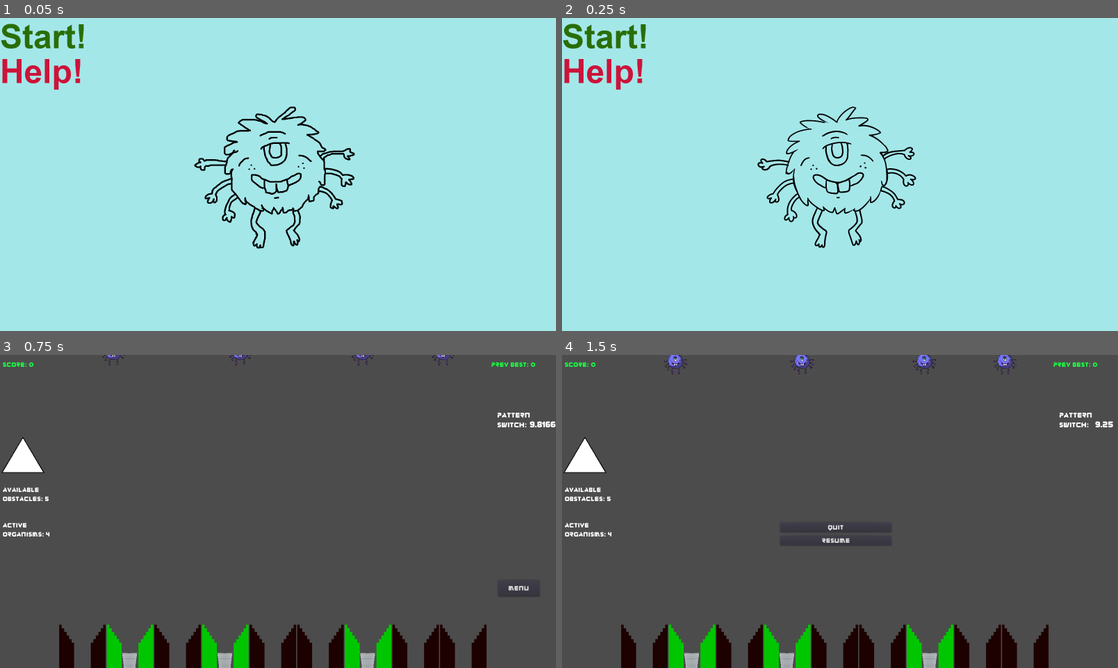
Above: before the commit, frames 1-4 (two rows, left to right).
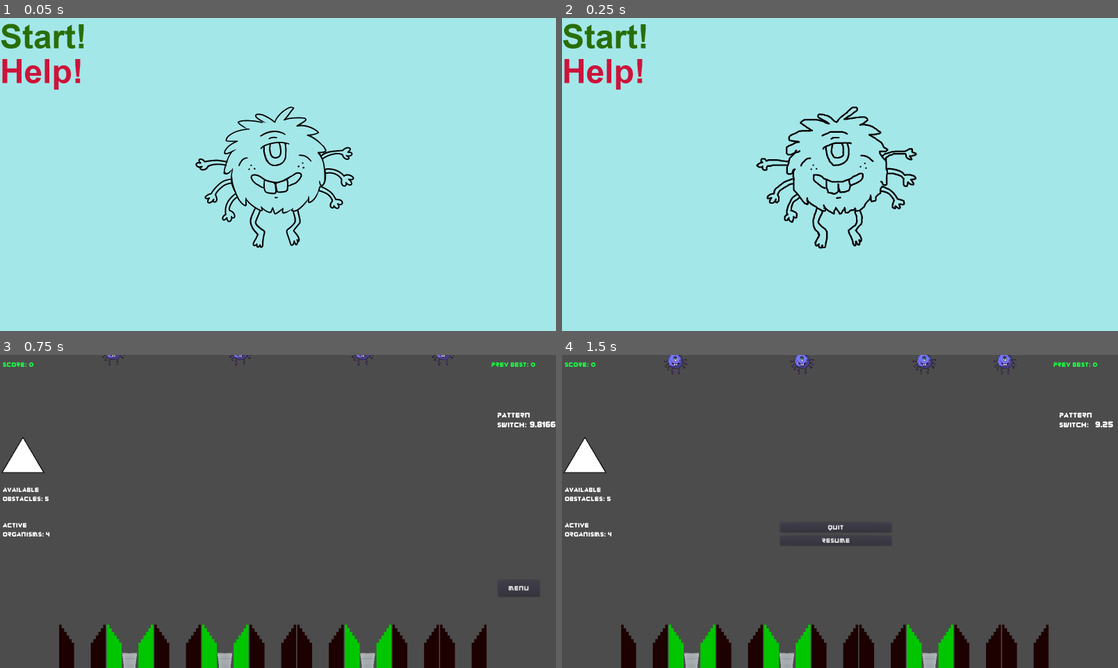
Above: after the commit, the same moments.

Repository: TreyDettmer/UP-Game-Jam-22
Game: Godot game, scene res://Scenes/MainMenu.tscn
The game is run twice, just before and just after one commit, with the same random seed, the same clock (stepped at 60 frames per second) and the same inputs.
Inputs:
- Up to frame 1 (0.05 s): no input
- Up to frame 2 (0.25 s): no input
- Up to frame 3 (0.75 s): click "Start!" at 0.5 s
- Up to frame 4 (1.5 s): click "Menu" at 1.25 s

The runs differ from the first frame. In frame 1, 1.5% of the frame differs, in the area x 34-64%, y 28-74%; in frame 2, 1.5%; in frame 3, nothing differs; in frame 4, nothing differs.

Commit message:
added sound

Diff:
--- a/Project/Scenes/Main.tscn
+++ b/Project/Scenes/Main.tscn
@@ -7,6 +7,9 @@
 [ext_resource path="res://Fonts/zorque.otf" type="DynamicFontData" id=5]
 [ext_resource path="res://Scripts/MenuLayer.gd" type="Script" id=6]
 [ext_resource path="res://Scenes/ScoreBuckets.gd" type="Script" id=7]
+[ext_resource path="res://Sound/up-game-jam-22-theme-song.wav" type="AudioStream" id=8]
+[ext_resource path="res://Sound/GameOverSound.wav" type="AudioStream" id=9]
+[ext_resource path="res://Sound/click.wav" type="AudioStream" id=10]
 
 [sub_resource type="DynamicFont" id=6]
 size = 24
@@ -325,6 +328,19 @@
 
 [node name="ObstaclePile" parent="." instance=ExtResource( 3 )]
 position = Vector2( 66, 333 )
+
+[node name="MusicPlayer" type="AudioStreamPlayer" parent="."]
+stream = ExtResource( 8 )
+volume_db = -40.0
+autoplay = true
+
+[node name="GameOverSound" type="AudioStreamPlayer" parent="."]
+stream = ExtResource( 9 )
+volume_db = -40.0
+
+[node name="ClickSound" type="AudioStreamPlayer" parent="."]
+stream = ExtResource( 10 )
+volume_db = -30.0
 
 [connection signal="updateHighScore" from="." to="UI" method="_on_Main_updateHighScore"]
 [connection signal="updateObstacles" from="." to="UI" method="_on_Main_updateObstacles"]
--- a/Project/Scenes/MainMenu.tscn
+++ b/Project/Scenes/MainMenu.tscn
@@ -1,9 +1,11 @@
-[gd_scene load_steps=8 format=2]
+[gd_scene load_steps=10 format=2]
 
 [ext_resource path="res://Art/Organism/creaturesprite.png" type="Texture" id=1]
 [ext_resource path="res://Art/Organism/creaturesprite2.png" type="Texture" id=2]
 [ext_resource path="res://Fonts/ARIALBD.TTF" type="DynamicFontData" id=3]
 [ext_resource path="res://Scripts/MainMenu.gd" type="Script" id=4]
+[ext_resource path="res://Sound/up-game-jam-22-theme-song.wav" type="AudioStream" id=5]
+[ext_resource path="res://Sound/click.wav" type="AudioStream" id=6]
 
 [sub_resource type="DynamicFont" id=2]
 size = 96
@@ -63,8 +65,16 @@
 position = Vector2( 803, 455 )
 scale = Vector2( 0.4, 0.4 )
 frames = SubResource( 4 )
-frame = 1
 playing = true
+
+[node name="MusicPlayer" type="AudioStreamPlayer" parent="."]
+stream = ExtResource( 5 )
+volume_db = -40.0
+autoplay = true
+
+[node name="ClickSound" type="AudioStreamPlayer" parent="."]
+stream = ExtResource( 6 )
+volume_db = -30.0
 
 [connection signal="pressed" from="StartButton" to="." method="_on_StartButton_pressed"]
 [connection signal="pressed" from="HelpButton" to="." method="_on_HelpButton_pressed"]
--- a/Project/Scripts/Main.gd
+++ b/Project/Scripts/Main.gd
@@ -201,6 +201,8 @@
 	get_tree().call_group("organism", "set_physics_process", false)
 	killOrgs()
 	killObjs()
+	$MusicPlayer.stop();
+	$GameOverSound.play();
 
 func killOrgs():
 	var orgsdelete = get_tree().get_nodes_in_group("organism")
--- a/Project/Scripts/MainMenu.gd
+++ b/Project/Scripts/MainMenu.gd
@@ -13,6 +13,7 @@
 
 
 func _on_StartButton_pressed():
+	$ClickSound.play();
 	get_tree().change_scene("res://Scenes/Main.tscn");
 
 
--- a/Project/Scripts/Obstacle.gd
+++ b/Project/Scripts/Obstacle.gd
@@ -46,7 +46,7 @@
 				dragOffset = position - get_global_mouse_position();
 				toggleCollisions();
 				isDragged = true;
-
+				get_parent().get_parent().get_node("ClickSound").play();
 				emit_signal("dragged")
 
 		if (event.button_index == BUTTON_RIGHT and event.pressed):
--- a/Project/Scripts/OptionsMenu.gd
+++ b/Project/Scripts/OptionsMenu.gd
@@ -12,10 +12,12 @@
 
 
 func _on_QuitButton_pressed():
+	get_parent().get_parent().get_node("ClickSound").play();
 	emit_signal("endGameFromMenu")
 
 
 func _on_ResumeButton_pressed():
+	get_parent().get_parent().get_node("ClickSound").play();
 	get_tree().paused = false
 	gamePaused = false
 	$MenuBackground.hide()
@@ -23,6 +25,7 @@
 
 
 func _on_MenuButton_pressed():
+	get_parent().get_parent().get_node("ClickSound").play();
 	get_tree().paused = true
 	gamePaused = true
 	$MenuButton.hide()
Not shown, changed: Project/.mono/metadata/ide_messaging_meta.txt
Not shown: 1 places in Project/Scenes/Main.tscn that only renumber resources
Not shown, added: Project/Sound/GameOverSound.wav.import
Not shown, added: Project/Sound/click.wav.import
Not shown, added: Project/Sound/up-game-jam-22-theme-song.wav.import
Not shown, added: Project/Sound/GameOverSound.wav
Not shown, added: Project/Sound/click.wav
Not shown, added: Project/Sound/up-game-jam-22-theme-song.m4a
Not shown, added: Project/Sound/up-game-jam-22-theme-song.wav
Not shown, added: Project/up-game-jam-22-theme-song.m4a
